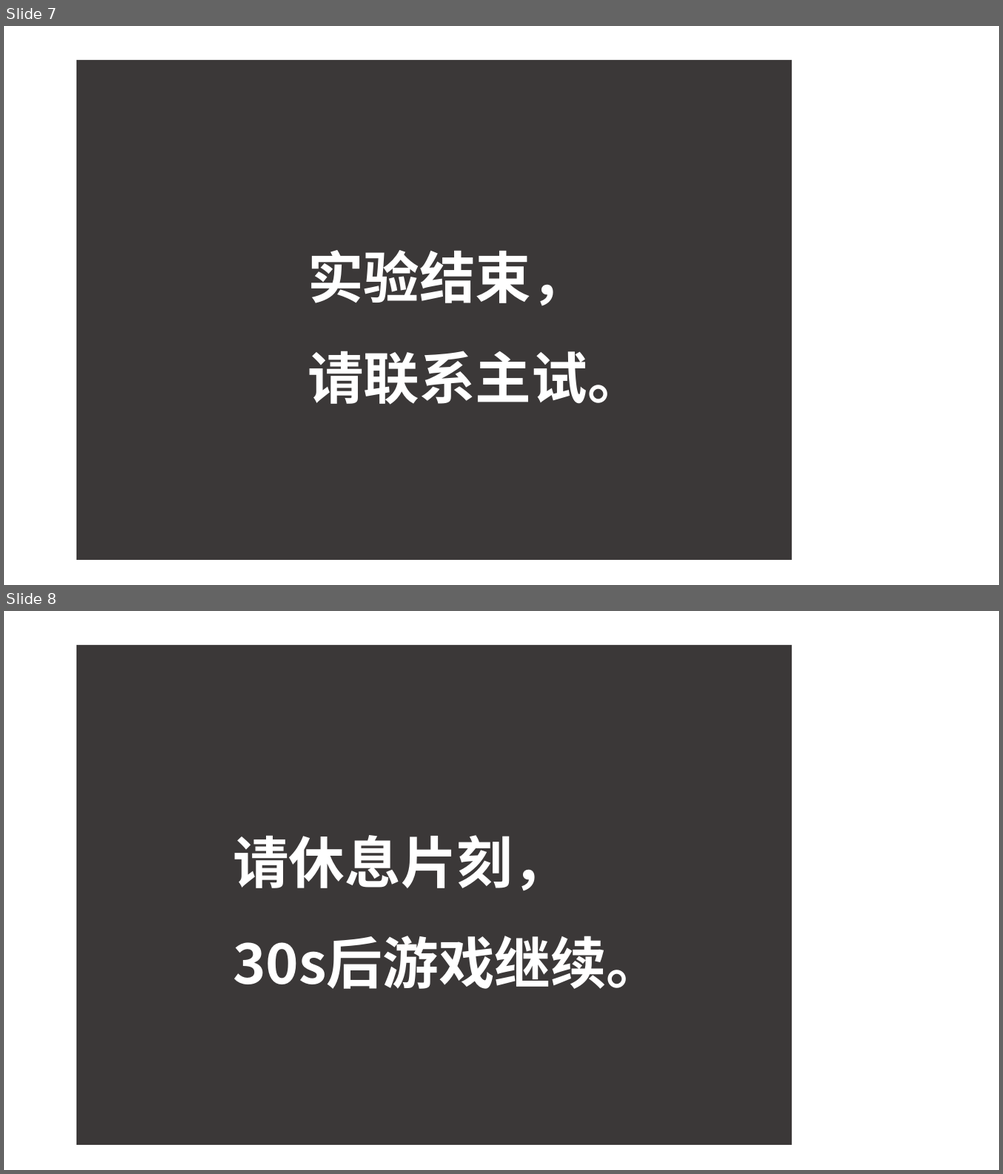
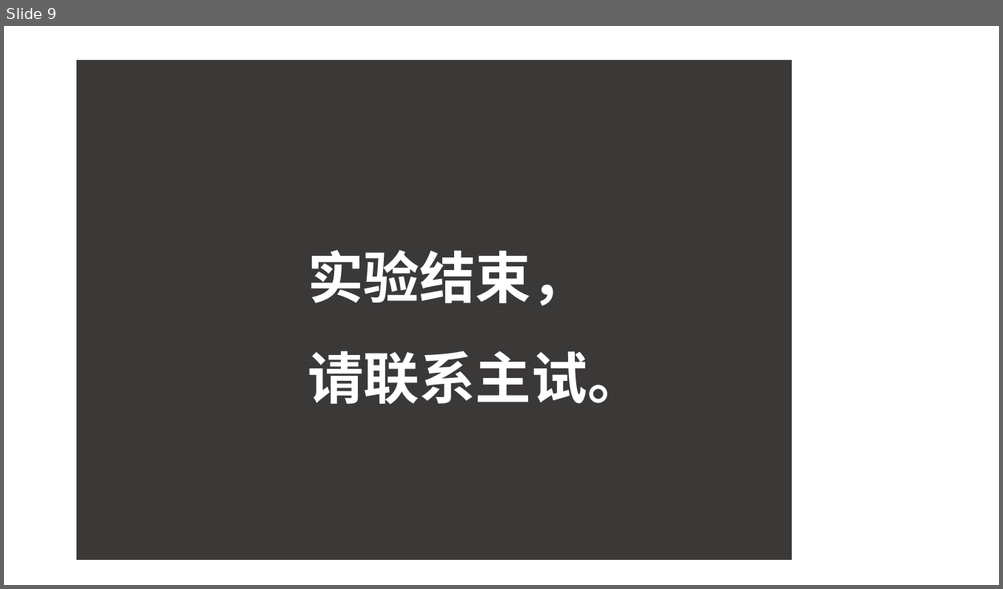
Before and after one commit to ChenyaGu/imagineWeCooperation, a slide deck: pictures/introduction.pptx. Shown one above the other, each under a label of ours: slides 7 and 8 before the commit, slide 9 after it. The pictures are 1003x1174 and 1003x589 pixels, drawn with LibreOffice and Linux fonts; fonts in the diff are those of the drawing. Boxes give left, top, right and bottom in pixels: in the first picture for what was removed or moved away, otherwise in the second. Text is boxed around its words. In the diff, an @@ line names an element or a change of style, - is before the commit and + after.

```diff
--- a/pictures/introduction.pptx
+++ b/pictures/introduction.pptx
@@ slide 8 removed at (4, 611, 999, 1170), background #FFFFFF @@
@@ rectangle removed at (77, 645, 792, 1146) @@
-        请休息片刻，
-        30s后游戏继续。
@@ what was slide 7 is now slide 9 @@
```
Also in this commit, not shown: 4 slides changed, 3 slides added, 1 other slide removed, 10 other files.
